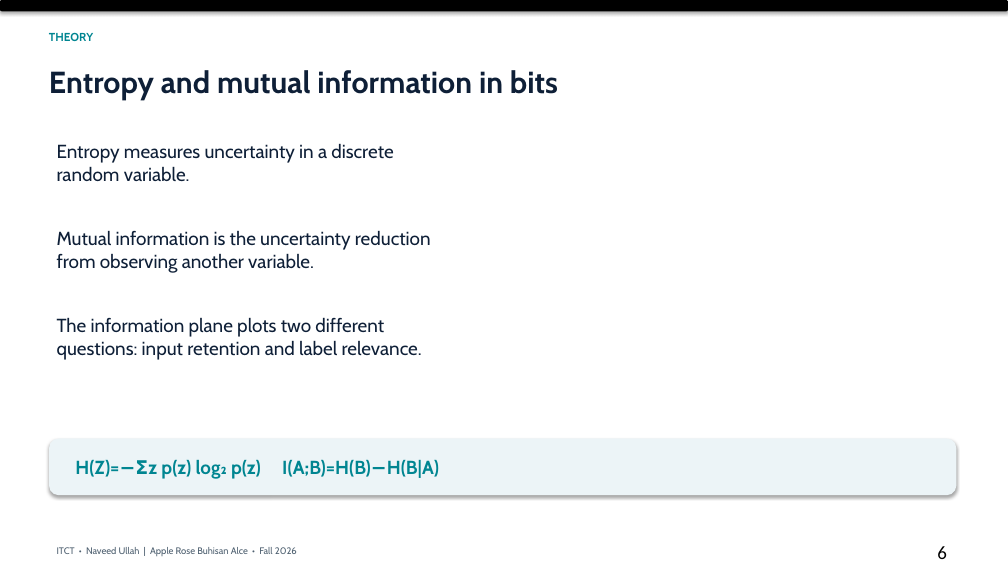
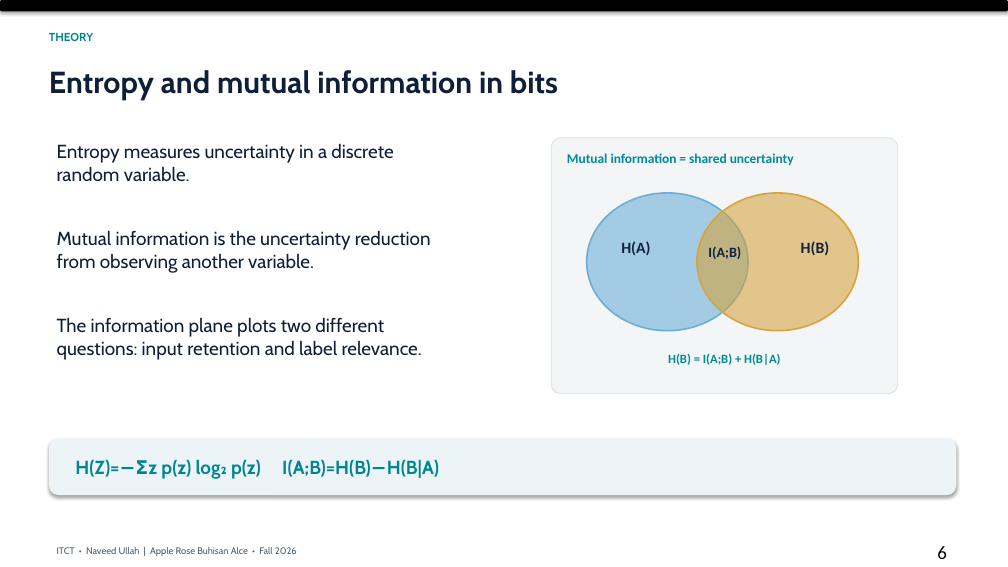
Before and after one commit to arba318/arba318.github.io, a slide deck: slide 6 of itct-midterm/artifacts/ITCT_Final_Presentation.pptx. Drawn at 1008x567 pixels with LibreOffice and Linux fonts; fonts in the diff are those of the drawing. Boxes give left, top, right and bottom in pixels: in the first picture for what was removed or moved away, otherwise in the second. Text is boxed around its words. In the diff, an @@ line names an element or a change of style, - is before the commit and + after.

```diff
--- a/itct-midterm/artifacts/ITCT_Final_Presentation.pptx
+++ b/itct-midterm/artifacts/ITCT_Final_Presentation.pptx
@@ rounded rectangle added at (551, 138, 898, 394), fill #F3F5F6, outline #D8E1E6 0.75 pt @@
@@ text added at (567, 153, 794, 165), 12.8 pt, text #008B96, bold @@
+Mutual information = shared uncertainty
@@ ellipse added at (587, 193, 749, 330), fill #6AAED6 at 58% opacity, outline #6AAED6 1.5 pt @@
@@ ellipse added at (697, 193, 859, 330), fill #D6A33C at 58% opacity, outline #D6A33C 1.5 pt @@
@@ text added at (621, 241, 650, 255), 15 pt, text #10223E, bold @@
+H(A)
@@ text added at (708, 246, 741, 259), 13.5 pt, text #10223E, bold @@
+I(A;B)
@@ text added at (801, 241, 830, 255), 15 pt, text #10223E, bold @@
+H(B)
@@ text added at (668, 354, 780, 365), 12 pt, text #008B96, bold @@
+H(B) = I(A;B) + H(B|A)
```
Also in this commit, not shown: 11 other slides changed, 1 other file.
